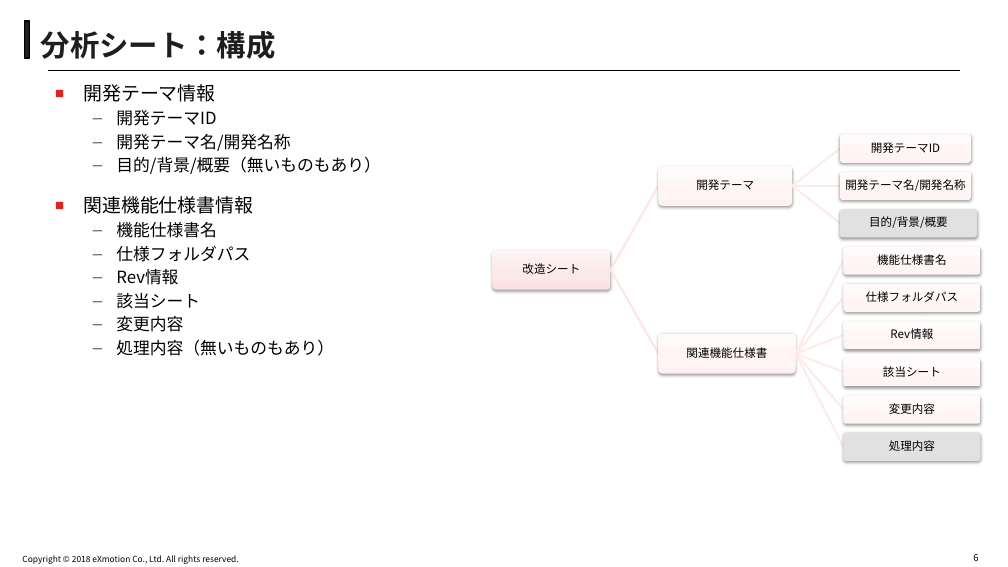
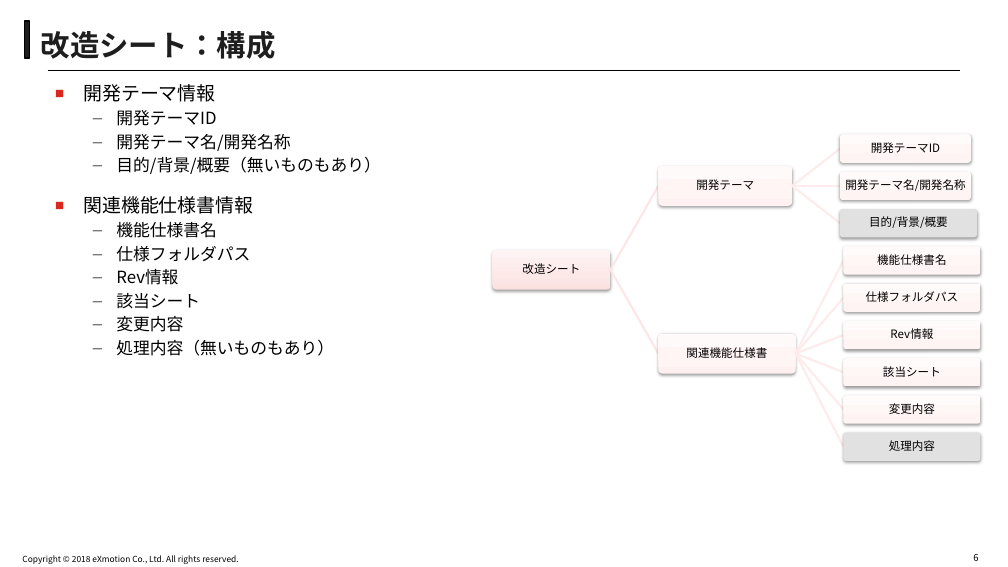
Before and after one commit to akirasueyoshi/nikon_work, a slide deck: slide 6 of 改造シート_exmPC.pptx. Drawn at 1008x567 pixels with LibreOffice and Linux fonts; fonts in the diff are those of the drawing; background and template pictures are left out. Boxes give left, top, right and bottom in pixels: in the first picture for what was removed or moved away, otherwise in the second. Text is boxed around its words. In the diff, an @@ line names an element or a change of style, - is before the commit and + after.

```diff
--- a/改造シート_exmPC.pptx
+++ b/改造シート_exmPC.pptx
@@ title at [41,31,276,59]: text changed @@
-分析シート：構成
+改造シート：構成
```
Also in this commit, not shown: 6 other slides changed.
